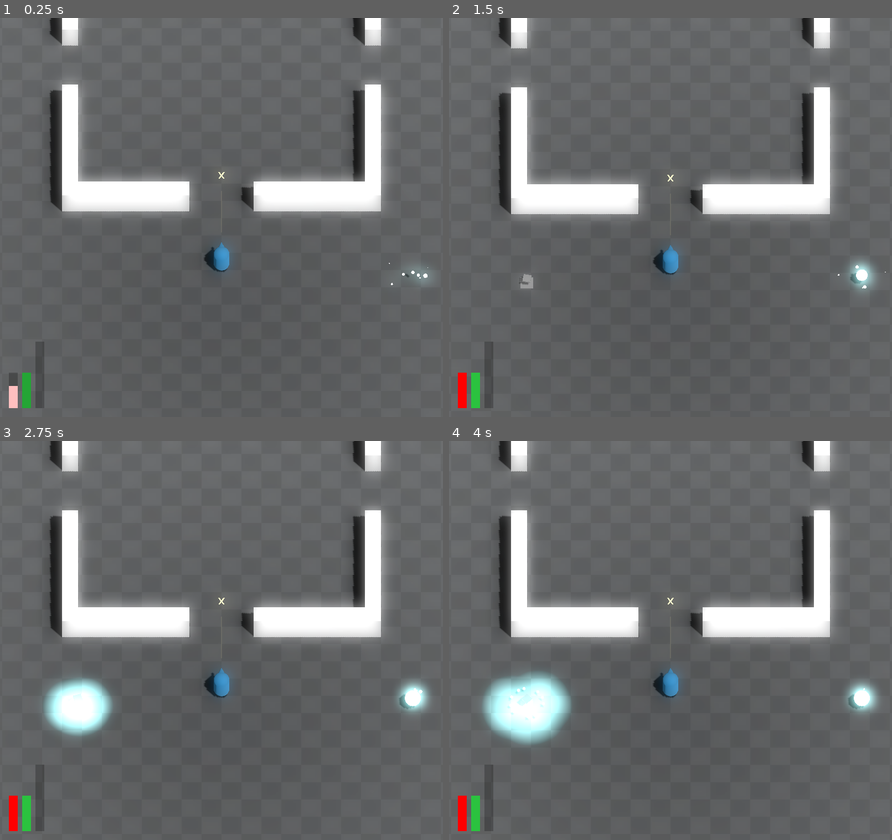
Above: before the commit, frames 1-4 (two rows, left to right).
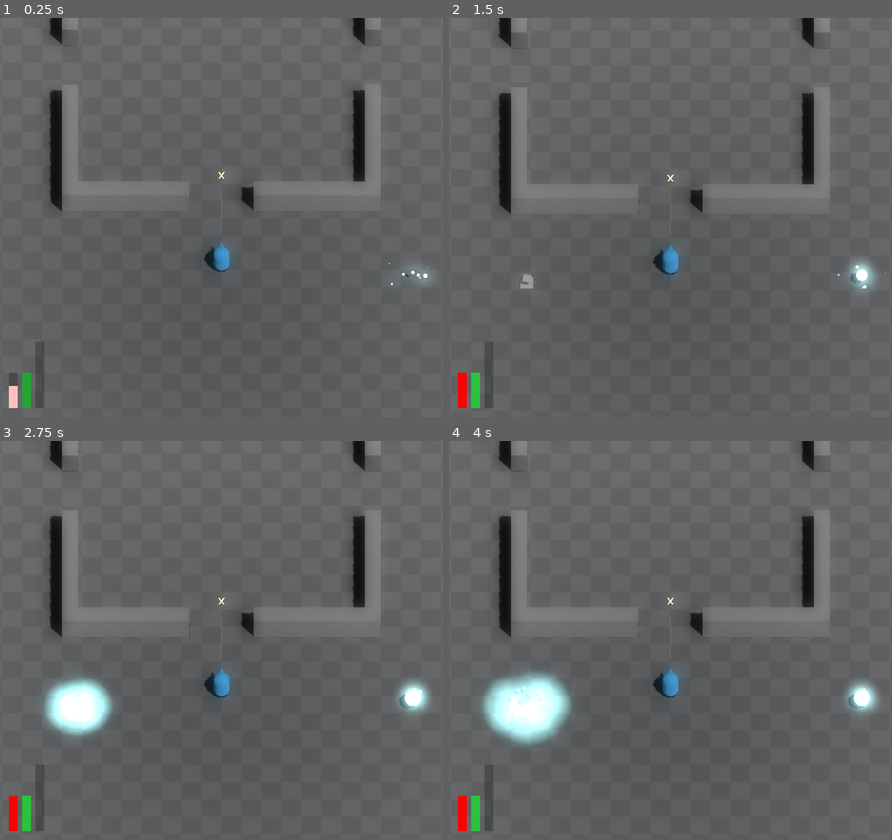
Above: after the commit, the same moments.

Repository: JackEvans24/bullet-absorb
Game: Godot game, scene res://scenes/main.tscn
The game is run twice, just before and just after one commit, with the same random seed, the same clock (stepped at 60 frames per second) and the same inputs.
Inputs:
- Up to frame 1 (0.25 s): no input
- Up to frame 2 (1.5 s): no input
- Up to frame 3 (2.75 s): no input
- Up to frame 4 (4 s): no input

The runs differ from the first frame. In frame 1, 9.1% of the frame differs, in the area x 12-87%, y 0-50%; in frame 2, 9.2%; in frame 3, 9.2%; in frame 4, 9.2%.

Commit message:
fix: fix door positions

Diff:
--- a/prefabs/room/door.tscn
+++ b/prefabs/room/door.tscn
@@ -1,23 +1,30 @@
-[gd_scene load_steps=5 format=3 uid="uid://ok4gfjcs3kol"]
+[gd_scene load_steps=6 format=3 uid="uid://ok4gfjcs3kol"]
 
 [ext_resource type="Script" path="res://scripts/mechanics/rooms/door.gd" id="1_ob5x7"]
-[ext_resource type="Material" uid="uid://xbps45ualr02" path="res://materials/environment/door.tres" id="2_5eda2"]
+[ext_resource type="Material" uid="uid://xbps45ualr02" path="res://materials/environment/door.tres" id="2_nwkqp"]
 
 [sub_resource type="BoxShape3D" id="BoxShape3D_5jioj"]
 size = Vector3(4, 2, 1)
 
 [sub_resource type="BoxMesh" id="BoxMesh_7k0b8"]
-material = ExtResource("2_5eda2")
+material = ExtResource("2_nwkqp")
 size = Vector3(4, 2, 1)
+
+[sub_resource type="BoxMesh" id="BoxMesh_wtf5l"]
 
 [node name="Door" type="StaticBody3D"]
 script = ExtResource("1_ob5x7")
 
 [node name="Collider" type="CollisionShape3D" parent="."]
-transform = Transform3D(1, 0, 0, 0, 1, 0, 0, 0, 1, 0, 1, 0.5)
+transform = Transform3D(1, 0, 0, 0, 1, 0, 0, 0, 1, 0, 1, 0)
 shape = SubResource("BoxShape3D_5jioj")
 disabled = true
 
 [node name="Mesh" type="MeshInstance3D" parent="."]
-transform = Transform3D(1, 0, 0, 0, 1, 0, 0, 0, 1, 0, 1, 0.5)
+transform = Transform3D(1, 0, 0, 0, 1, 0, 0, 0, 1, 0, 1, 0)
 mesh = SubResource("BoxMesh_7k0b8")
+
+[node name="Inner" type="MeshInstance3D" parent="."]
+transform = Transform3D(1, 0, 0, 0, 1, 0, 0, 0, 1, 0, 1, 1)
+visible = false
+mesh = SubResource("BoxMesh_wtf5l")
